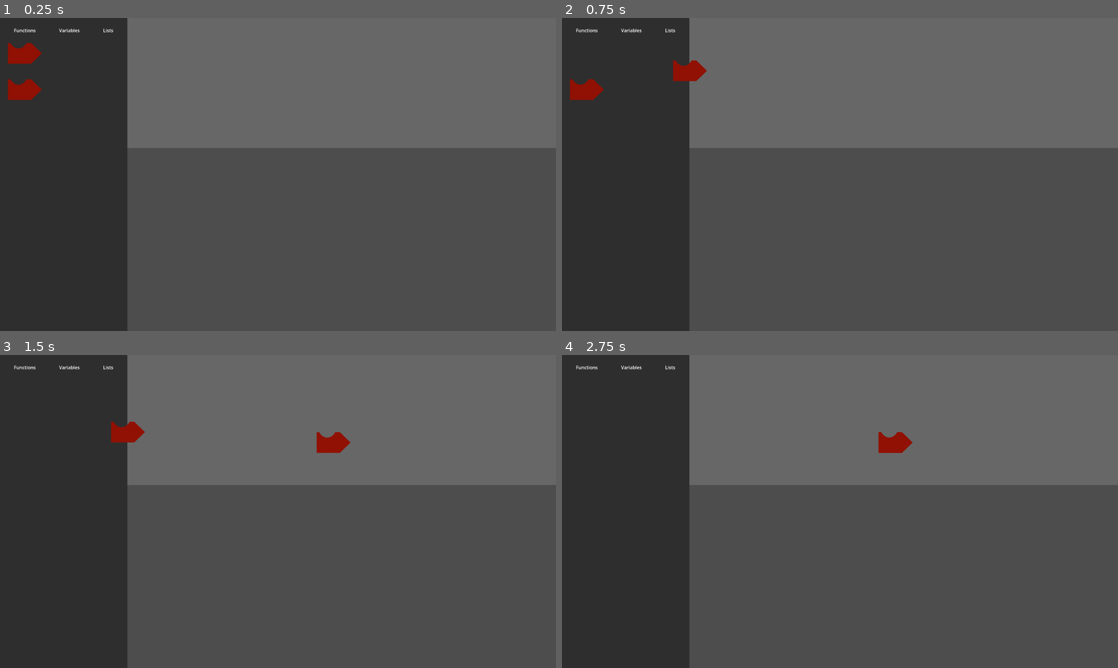
Above: before the commit, frames 1-4 (two rows, left to right).
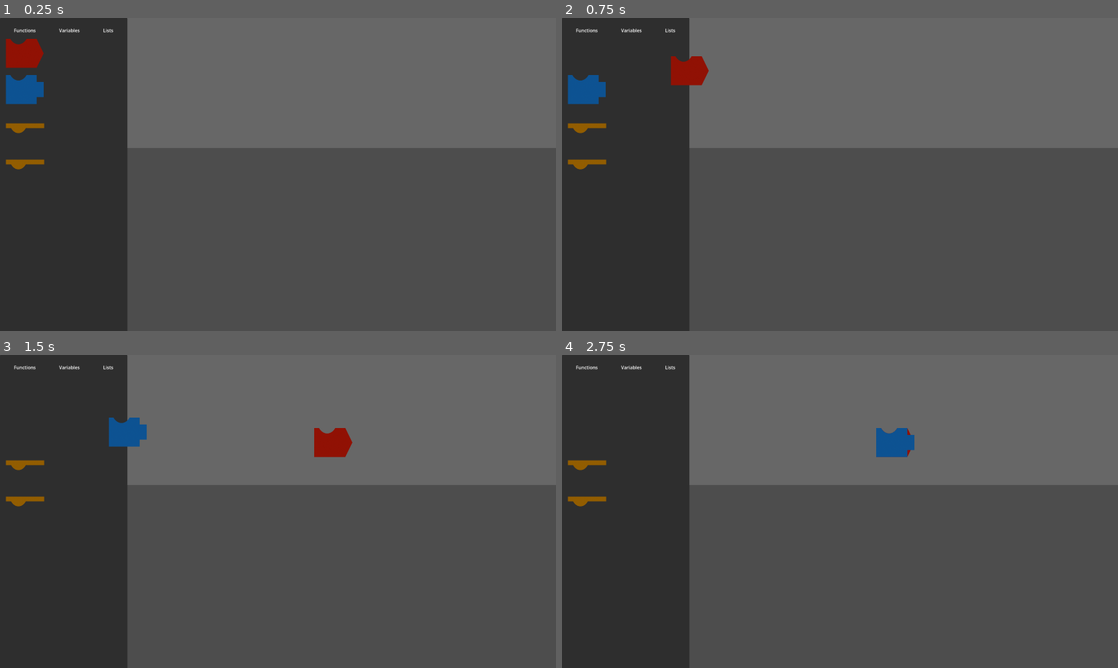
Above: after the commit, the same moments.

Repository: GianOM/Block-Battler
Game: Godot game, scene res://UI/Main_UI/Combat_UI.tscn
Two runs of this game, one before a commit and one after it. Both use one fixed random seed, a clock stepped at 60 frames per second and the inputs below.
Inputs (mouse positions are in pixels of both pictures, inside the frame that each line leads up to):
- Up to frame 1 (0.25 s): no input
- Up to frame 2 (0.75 s): tap Enter at 0.5 s; drag from (584, 52) to (895, 105) at 0.52 s
- Up to frame 3 (1.5 s): tap Space at 1.25 s; drag from (22, 426) to (333, 442) at 1.27 s
- Up to frame 4 (2.75 s): tap Enter at 2 s; move the mouse to (895, 442) at 2.02 s; click (895, 442) at 2.17 s

The runs differ from the first frame. In frame 1, 1.1% of the frame differs, in the area x 1-8%, y 6-49%; in frame 2, 1.1%; in frame 3, 1.1%; in frame 4, 0.9%.

Commit message:
Attach System

Diff:
--- a/Globals/jogador.gd
+++ b/Globals/jogador.gd
@@ -19,3 +19,5 @@
 
 
 var current_Function_Dragging_Block: Function_Block = null
+
+var current_Function_Attach_Block: Function_Block = null
--- a/UI/Main_UI/Combat_UI.tscn
+++ b/UI/Main_UI/Combat_UI.tscn
@@ -99,6 +99,15 @@
 
 [node name="Function_Block2" parent="Block_Lists/HBoxContainer/Functions_Title/VBoxContainer" unique_id=1223105320 instance=ExtResource("3_1k6pa")]
 layout_mode = 2
+my_block_type = 1
+
+[node name="Function_Block3" parent="Block_Lists/HBoxContainer/Functions_Title/VBoxContainer" unique_id=1227061683 instance=ExtResource("3_1k6pa")]
+layout_mode = 2
+my_block_type = 2
+
+[node name="Function_Block4" parent="Block_Lists/HBoxContainer/Functions_Title/VBoxContainer" unique_id=2100694183 instance=ExtResource("3_1k6pa")]
+layout_mode = 2
+my_block_type = 2
 
 [node name="Variables_Title" type="Label" parent="Block_Lists/HBoxContainer" unique_id=1696376482]
 layout_mode = 2
--- /dev/null
+++ b/UI/Main_UI/FBlock_Attachment__SCRIPT.gd
@@ -0,0 +1,92 @@
+class_name Attachment_Manager extends Control
+
+
+
+# Ponteiro que aponta para o Rott
+@export var ptr_F_Block: Function_Block
+
+
+
+enum Attach_Position{
+	UP,
+	DOWN,
+	LEFT,
+	RIGHT,
+	NONE
+}
+
+
+var current_attach_position: Attach_Position = Attach_Position.NONE
+
+
+func _on_mouse_enter_UP_area():
+
+	if JOGADOR.current_Function_Dragging_Block == null:
+		return
+
+
+	JOGADOR.current_Function_Attach_Block = ptr_F_Block
+
+
+	current_attach_position = Attach_Position.UP
+
+
+func _on_mouse_leave_UP_area():
+
+	JOGADOR.current_Function_Attach_Block = null
+	current_attach_position = Attach_Position.NONE
+
+
+func _on_mouse_enter_DOWN_area():
+
+
+	if JOGADOR.current_Function_Dragging_Block == null:
+		return
+
+	JOGADOR.current_Function_Attach_Block = ptr_F_Block
+
+	current_attach_position = Attach_Position.DOWN
+
+
+
+func _on_mouse_leave_DOWN_area():
+
+	JOGADOR.current_Function_Attach_Block = null
+	current_attach_position = Attach_Position.NONE
+
+
+
+func _on_mouse_enter_LEFT_area():
+
+
+	if JOGADOR.current_Function_Dragging_Block == null:
+		return
+
+	JOGADOR.current_Function_Attach_Block = ptr_F_Block
+
+	current_attach_position = Attach_Position.LEFT
+
+
+func _on_mouse_leave_LEFT_area():
+
+	JOGADOR.current_Function_Attach_Block = null
+	current_attach_position = Attach_Position.NONE
+
+
+
+func _on_mouse_enter_RIGHT_area():
+
+
+	if JOGADOR.current_Function_Dragging_Block == null:
+		return
+
+	JOGADOR.current_Function_Attach_Block = ptr_F_Block
+
+
+func _on_mouse_leave_RIGHT_area():
+
+	JOGADOR.current_Function_Attach_Block = null
+	current_attach_position = Attach_Position.NONE
+
+
+	current_attach_position = Attach_Position.RIGHT
--- /dev/null
+++ b/UI/Main_UI/FBlock_Texture__SCRIPT.gd
@@ -0,0 +1,19 @@
+extends TextureRect
+
+const ATTACK_BLOCK_TEXTURE = preload("uid://mvby122lvlaf")
+const DEFENSE_BLOCK_TEXTURE = preload("uid://b47kaoki5qc1")
+const LOOP_BLOCK_TEXTURE = preload("uid://d0mj3j6idd4x5")
+
+func Set_Correct_Block_Texture(my_block_type: Function_Block.Block_Type):
+	match my_block_type:
+		Function_Block.Block_Type.ATTACK:
+
+			texture = ATTACK_BLOCK_TEXTURE
+
+		Function_Block.Block_Type.DEFENSE:
+
+			texture = DEFENSE_BLOCK_TEXTURE
+
+		Function_Block.Block_Type.LOOP:
+
+			texture = LOOP_BLOCK_TEXTURE
--- a/UI/Main_UI/Function_Block__SCENE.tscn
+++ b/UI/Main_UI/Function_Block__SCENE.tscn
@@ -2,9 +2,23 @@
 
 [ext_resource type="Script" uid="uid://chs53ynq2ial5" path="res://UI/Main_UI/Function_Block__SCRIPT.gd" id="1_10ivv"]
 [ext_resource type="Texture2D" uid="uid://mvby122lvlaf" path="res://UI/Main_UI/Combat_UI_Assets/Function_Blocks_Icons/Attack_Block.png" id="2_si617"]
+[ext_resource type="Script" uid="uid://cw0luhlqu7i0w" path="res://UI/Main_UI/FBlock_Texture__SCRIPT.gd" id="3_p4yei"]
+[ext_resource type="Script" uid="uid://dasvl2e1y5vig" path="res://UI/Main_UI/FBlock_Attachment__SCRIPT.gd" id="3_si617"]
 
 [sub_resource type="RectangleShape2D" id="RectangleShape2D_yeubn"]
 size = Vector2(132, 101)
+
+[sub_resource type="RectangleShape2D" id="RectangleShape2D_si617"]
+size = Vector2(132, 51)
+
+[sub_resource type="RectangleShape2D" id="RectangleShape2D_p4yei"]
+size = Vector2(132, 52)
+
+[sub_resource type="RectangleShape2D" id="RectangleShape2D_bod48"]
+size = Vector2(51, 101)
+
+[sub_resource type="RectangleShape2D" id="RectangleShape2D_0ym6i"]
+size = Vector2(51, 101)
 
 [node name="Function_Block" type="Control" unique_id=919133198]
 custom_minimum_size = Vector2(132, 100)
@@ -23,8 +37,9 @@
 grow_vertical = 2
 mouse_filter = 2
 texture = ExtResource("2_si617")
-expand_mode = 3
+expand_mode = 2
 stretch_mode = 5
+script = ExtResource("3_p4yei")
 
 [node name="Mouse_Detection_Area" type="Area2D" parent="FBlock_TEXTURE" unique_id=2002274141]
 
@@ -32,5 +47,49 @@
 position = Vector2(66, 50.5)
 shape = SubResource("RectangleShape2D_yeubn")
 
+[node name="Block_Attachment_Manager" type="Control" parent="FBlock_TEXTURE" unique_id=493003463 node_paths=PackedStringArray("ptr_F_Block")]
+layout_mode = 1
+anchors_preset = 8
+anchor_left = 0.5
+anchor_top = 0.5
+anchor_right = 0.5
+anchor_bottom = 0.5
+grow_horizontal = 2
+grow_vertical = 2
+script = ExtResource("3_si617")
+ptr_F_Block = NodePath("../..")
+
+[node name="UP_Collision_Area" type="Area2D" parent="FBlock_TEXTURE/Block_Attachment_Manager" unique_id=733406433]
+
+[node name="CollisionShape2D" type="CollisionShape2D" parent="FBlock_TEXTURE/Block_Attachment_Manager/UP_Collision_Area" unique_id=1691704355]
+position = Vector2(0, -75.5)
+shape = SubResource("RectangleShape2D_si617")
+
+[node name="DOWN_Collision_Area" type="Area2D" parent="FBlock_TEXTURE/Block_Attachment_Manager" unique_id=36968135]
+
+[node name="CollisionShape2D" type="CollisionShape2D" parent="FBlock_TEXTURE/Block_Attachment_Manager/DOWN_Collision_Area" unique_id=250061133]
+position = Vector2(0, 76)
+shape = SubResource("RectangleShape2D_p4yei")
+
+[node name="LEFT_Collision_Area" type="Area2D" parent="FBlock_TEXTURE/Block_Attachment_Manager" unique_id=909761492]
+
+[node name="CollisionShape2D" type="CollisionShape2D" parent="FBlock_TEXTURE/Block_Attachment_Manager/LEFT_Collision_Area" unique_id=1264880729]
+position = Vector2(-91.5, 0.5)
+shape = SubResource("RectangleShape2D_bod48")
+
+[node name="Right_Collision_Area" type="Area2D" parent="FBlock_TEXTURE/Block_Attachment_Manager" unique_id=1549008157]
+
+[node name="CollisionShape2D" type="CollisionShape2D" parent="FBlock_TEXTURE/Block_Attachment_Manager/Right_Collision_Area" unique_id=220794032]
+position = Vector2(91.5, 0.5)
+shape = SubResource("RectangleShape2D_0ym6i")
+
 [connection signal="mouse_entered" from="FBlock_TEXTURE/Mouse_Detection_Area" to="." method="_on_mouse_entered_area"]
 [connection signal="mouse_exited" from="FBlock_TEXTURE/Mouse_Detection_Area" to="." method="_on_mouse_exited_area"]
+[connection signal="mouse_entered" from="FBlock_TEXTURE/Block_Attachment_Manager/UP_Collision_Area" to="FBlock_TEXTURE/Block_Attachment_Manager" method="_on_mouse_enter_UP_area"]
+[connection signal="mouse_exited" from="FBlock_TEXTURE/Block_Attachment_Manager/UP_Collision_Area" to="FBlock_TEXTURE/Block_Attachment_Manager" method="_on_mouse_leave_UP_area"]
+[connection signal="mouse_entered" from="FBlock_TEXTURE/Block_Attachment_Manager/DOWN_Collision_Area" to="FBlock_TEXTURE/Block_Attachment_Manager" method="_on_mouse_enter_DOWN_area"]
+[connection signal="mouse_exited" from="FBlock_TEXTURE/Block_Attachment_Manager/DOWN_Collision_Area" to="FBlock_TEXTURE/Block_Attachment_Manager" method="_on_mouse_leave_DOWN_area"]
+[connection signal="mouse_entered" from="FBlock_TEXTURE/Block_Attachment_Manager/LEFT_Collision_Area" to="FBlock_TEXTURE/Block_Attachment_Manager" method="_on_mouse_enter_LEFT_area"]
+[connection signal="mouse_exited" from="FBlock_TEXTURE/Block_Attachment_Manager/LEFT_Collision_Area" to="FBlock_TEXTURE/Block_Attachment_Manager" method="_on_mouse_leave_LEFT_area"]
+[connection signal="mouse_entered" from="FBlock_TEXTURE/Block_Attachment_Manager/Right_Collision_Area" to="FBlock_TEXTURE/Block_Attachment_Manager" method="_on_mouse_enter_RIGHT_area"]
+[connection signal="mouse_exited" from="FBlock_TEXTURE/Block_Attachment_Manager/Right_Collision_Area" to="FBlock_TEXTURE/Block_Attachment_Manager" method="_on_mouse_leave_RIGHT_area"]
--- a/UI/Main_UI/Function_Block__SCRIPT.gd
+++ b/UI/Main_UI/Function_Block__SCRIPT.gd
@@ -6,10 +6,27 @@
 	DRAGGABLE,
 	DRAGGING,
 	DROPABLE,
-	PLACED
+	PLACED,
+	ATTACHED
 }
 
+enum Block_Type{
+	ATTACK,
+	DEFENSE,
+	LOOP
+}
+
+@export var my_block_type: Block_Type
+
 @onready var f_block_texture: TextureRect = $FBlock_TEXTURE
+
+@onready var block_attachment_manager: Attachment_Manager = $FBlock_TEXTURE/Block_Attachment_Manager
+
+
+var Child_Blocks_List: Array[Function_Block]
+
+
+
 
 var current_state: Block_State = Block_State.ONLIST
 
@@ -18,24 +35,46 @@
 
 func _ready() -> void:
 
-
-	print_tree()
-
 	JOGADOR.Left_Click_Pressed.connect(_on_Player_PRESSED_Left_Click)
 	JOGADOR.Left_Click_Released.connect(_on_Player_RELEASED_Left_Click)
 
 	JOGADOR.Player_Mouse_Entered_Canvas.connect(Set_Block_Dropable)
 	JOGADOR.Player_Mouse_Left_Canvas.connect(Set_Block_Dragging)
 
+	f_block_texture.Set_Correct_Block_Texture(my_block_type)
+
+
+
+
 
 @warning_ignore("unused_parameter")
-func _physics_process(delta: float) -> void:
+func _process(delta: float) -> void:
 
 	#print(name + " -> " + Block_State.keys()[current_state])
 
 	if (current_state == Block_State.DRAGGING) or (current_state == Block_State.DROPABLE):
 		#																				Centraliza e nao deixa sair da tela
 		f_block_texture.global_position = (get_global_mouse_position() - (size/2)).clamp(Vector2.ZERO, get_viewport().get_visible_rect().size - (size))
+
+
+
+
+
+
+func Attach_Function_Block_to_Self(fblock_to_attach: Function_Block):
+
+
+	fblock_to_attach.f_block_texture.global_position = f_block_texture.global_position
+
+
+	fblock_to_attach.f_block_texture.global_position.y -= size.y * 0.5
+
+
+
+
+
+
+
 
 
 
@@ -94,7 +133,19 @@
 
 	elif current_state == Block_State.DROPABLE:
 
-		current_state = Block_State.ONCANVAS
+		# Se nao estiver nenhum bloco adjacente, so solta
+		if JOGADOR.current_Function_Attach_Block == null:
+
+			current_state = Block_State.ONCANVAS
+
+		else:
+			# Se soltarmos proxima a uma regiao de attachment, fazemos o attachment
+			# do atual bloco sendo arrastado ao bloco "attach target"
+
+			current_state = Block_State.ATTACHED
+
+			JOGADOR.current_Function_Attach_Block.Attach_Function_Block_to_Self(self)
+
 
 
 
Binary file changed: UI/Main_UI/Combat_UI_Assets/Function_Blocks_Icons/Attack_Block.png
Binary file added: UI/Main_UI/Combat_UI_Assets/Function_Blocks_Icons/Defense_Block.png
Not shown, added: UI/Main_UI/Combat_UI_Assets/Function_Blocks_Icons/Defense_Block.png.import
Binary file added: UI/Main_UI/Combat_UI_Assets/Function_Blocks_Icons/Lopp_Block.png
Not shown, added: UI/Main_UI/Combat_UI_Assets/Function_Blocks_Icons/Lopp_Block.png.import
Not shown, added: UI/Main_UI/FBlock_Attachment__SCRIPT.gd.uid
Not shown, added: UI/Main_UI/FBlock_Texture__SCRIPT.gd.uid
